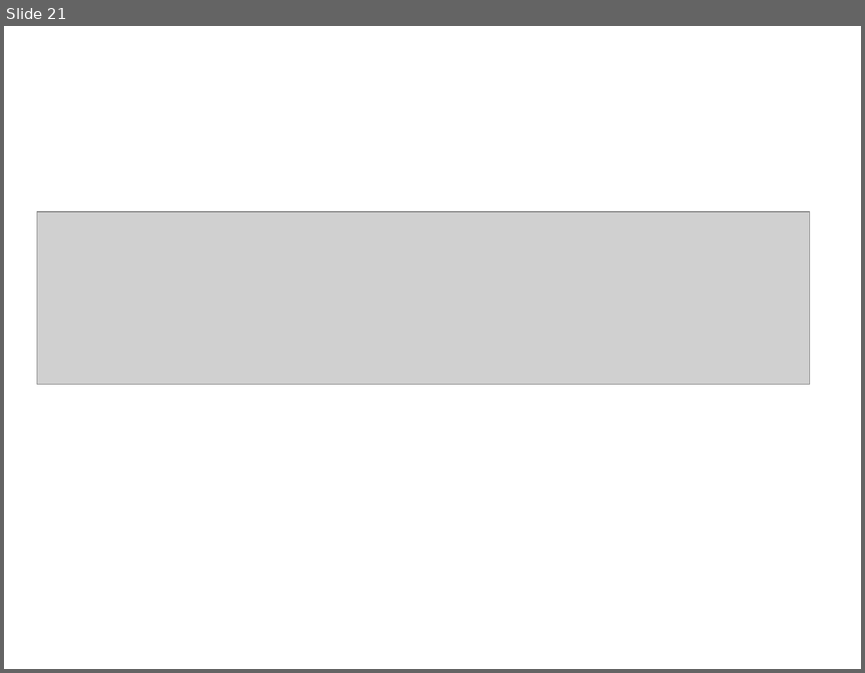
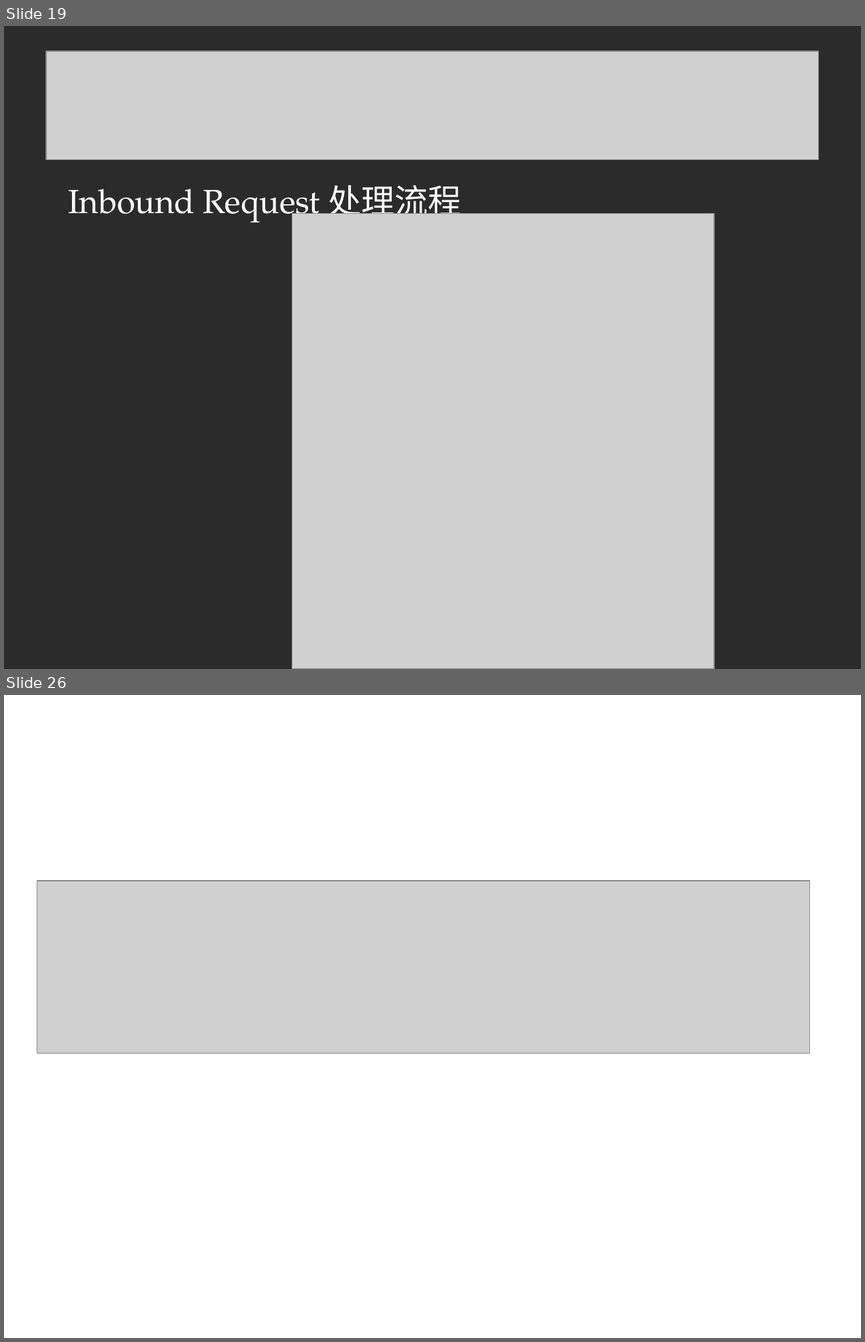
Before and after one commit to linuxsky/sip-alg, a slide deck: design-documents/SIP-ALG解决方案答辩.ppt. Shown one above the other, each under a label of ours: slide 21 before the commit, slides 19 and 26 after it; the slides between them are not shown. The pictures are 865x673 and 865x1342 pixels, drawn with LibreOffice and Linux fonts; fonts in the diff are those of the drawing; grey boxes stand for pictures; background and template pictures are left out; a plain dark background stands for a picture behind light text. Boxes give left, top, right and bottom in pixels: in the first picture for what was removed or moved away, otherwise in the second. Text is boxed around its words. In the diff, an @@ line names an element or a change of style, - is before the commit and + after.

```diff
--- a/design-documents/SIP-ALG解决方案答辩.ppt
+++ b/design-documents/SIP-ALG解决方案答辩.ppt
@@ slide 19 added at <box>4,26,861,669</box>, background picture (left out) @@
@@ picture added at <box>46,51,818,160</box> @@
@@ text added at <box>68,185,462,226</box>, 28 pt, text #FFFFFF @@
+Inbound Request 处理流程
@@ picture added at <box>292,214,715,669</box> @@
@@ what was slide 21 is now slide 26 @@
```
Also in this commit, not shown: 2 slides changed, 23 other slides added, 18 slides removed.
